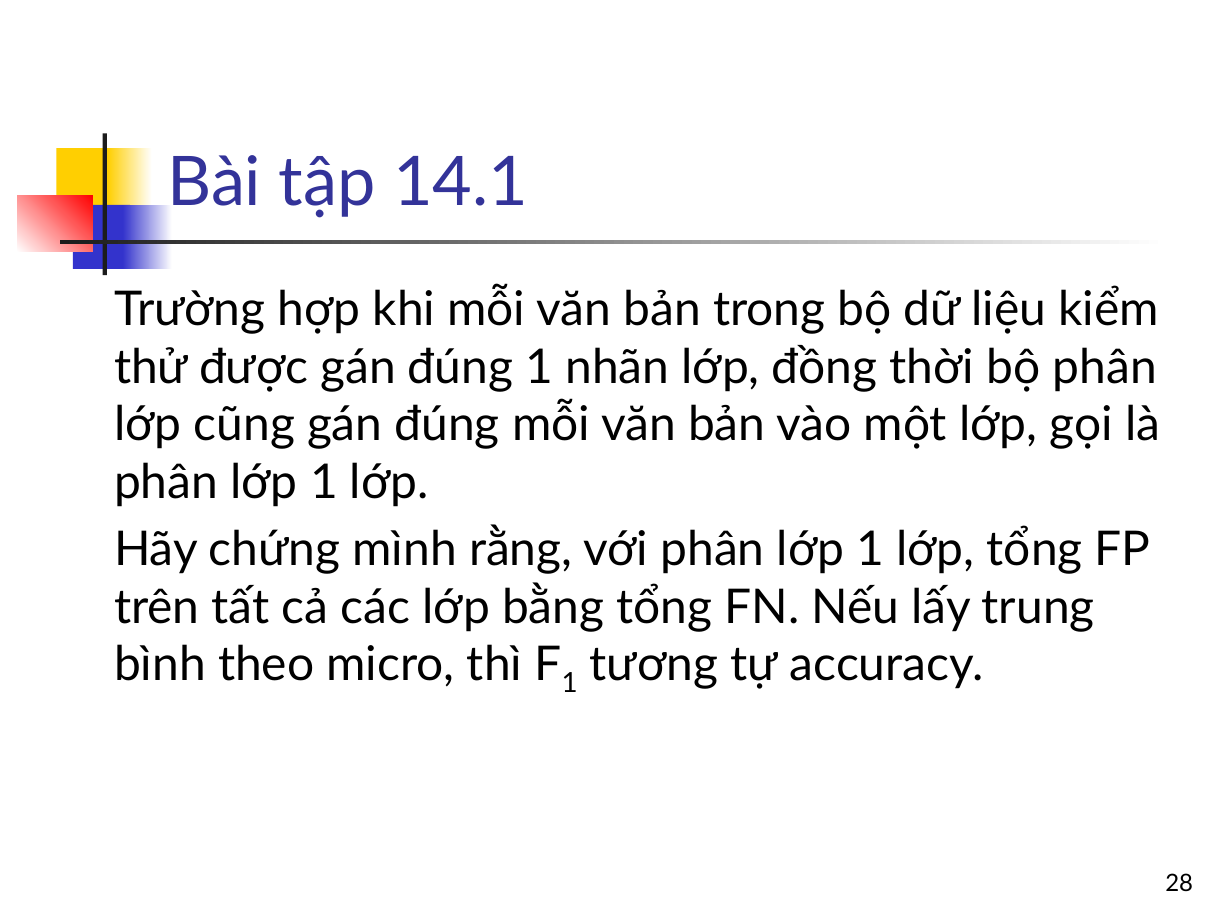
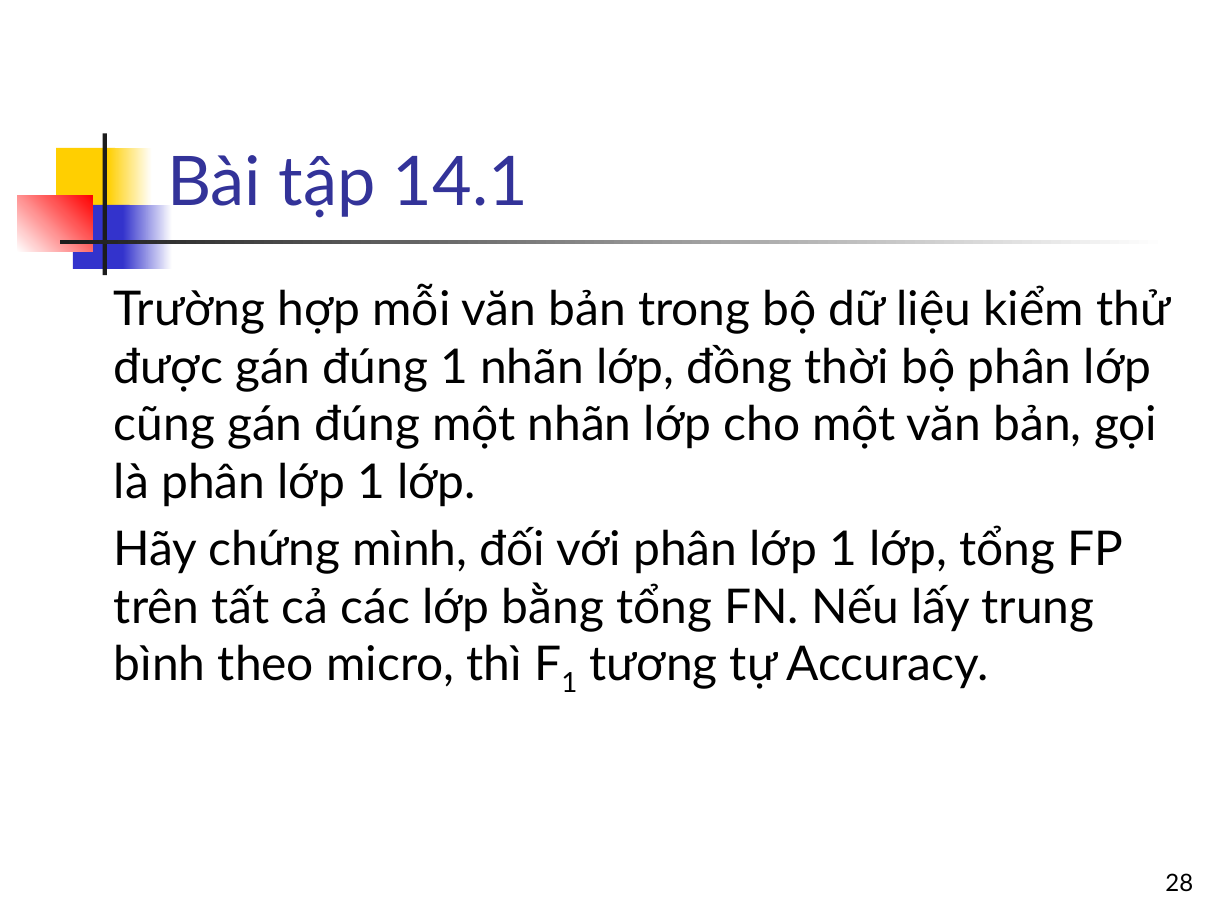
Before and after one commit to bangoc/IT4853, a slide deck: slide 28 of Bai 14 Phan lop van ban_p1.pptx. Drawn at 1232x924 pixels with LibreOffice and Linux fonts; fonts in the diff are those of the drawing. Boxes give left, top, right and bottom in pixels: in the first picture for what was removed or moved away, otherwise in the second. Text is boxed around its words. In the diff, an @@ line names an element or a change of style, - is before the commit and + after.

```diff
--- a/Bai 14 Phan lop van ban_p1.pptx
+++ b/Bai 14 Phan lop van ban_p1.pptx
@@ text at (x1=114, y1=284, x2=1170, y2=689): text changed @@
-Trường hợp khi mỗi văn bản trong bộ dữ liệu kiểm thử được gán đúng 1 nhãn lớp, đồng thời bộ phân lớp cũng gán đúng mỗi văn bản vào một lớp, gọi là phân lớp 1 lớp.
-Hãy chứng mình rằng, với phân lớp 1 lớp, tổng FP trên tất cả các lớp bằng tổng FN. Nếu lấy trung bình theo micro, thì F1 tương tự accuracy.
+Trường hợp mỗi văn bản trong bộ dữ liệu kiểm thử được gán đúng 1 nhãn lớp, đồng thời bộ phân lớp cũng gán đúng một nhãn lớp cho một văn bản, gọi là phân lớp 1 lớp.
+Hãy chứng mình, đối với phân lớp 1 lớp, tổng FP trên tất cả các lớp bằng tổng FN. Nếu lấy trung bình theo micro, thì F1 tương tự Accuracy.
```
Also in this commit, not shown: 21 other slides changed, 5 other files.
